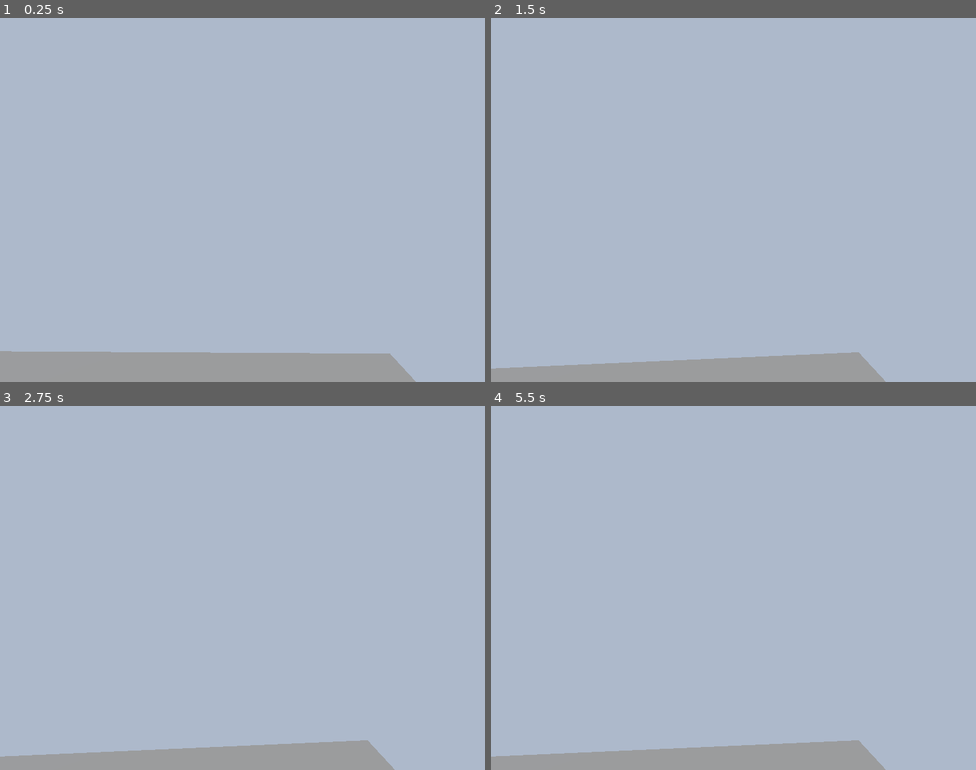
Above: before the commit, frames 1-4 (two rows, left to right).
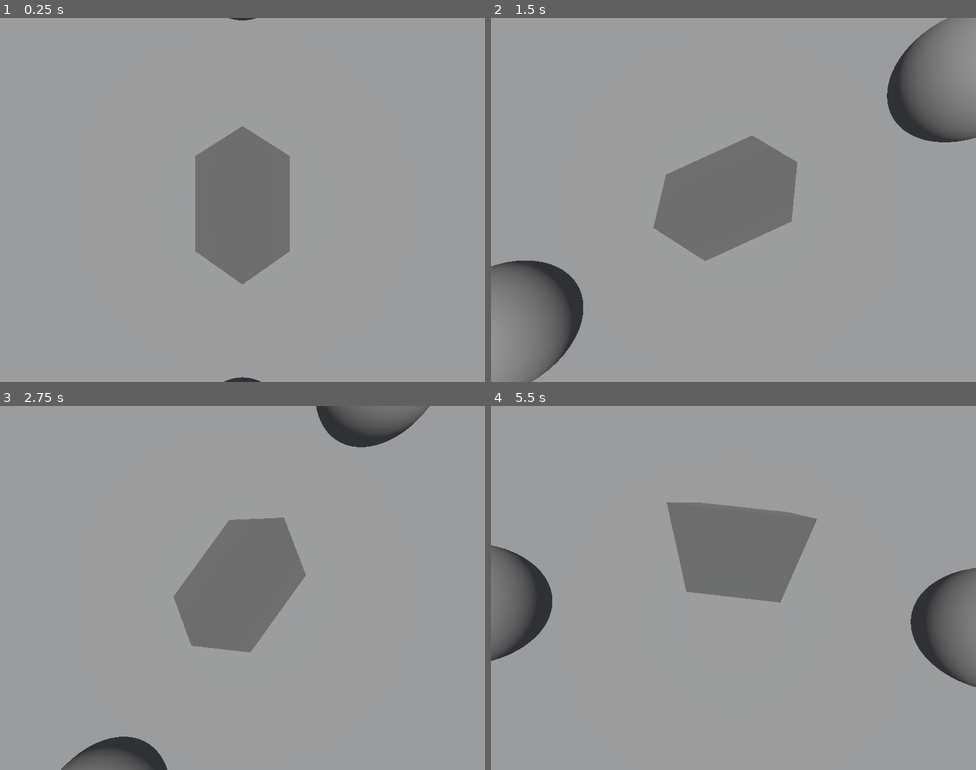
Above: after the commit, the same moments.

Repository: funhouse-ghoul/ChopShop
Game: Godot game, scene res://Scenes/Camera.tscn
Same seed, same stepped clock (60 frames per second), same inputs: the game is played once before the commit and once after it.
Inputs:
- Up to frame 1 (0.25 s): no input
- Up to frame 2 (1.5 s): tap Right (io+r) at 0.6 s; tap Enter at 1.25 s; tap W (io+x) at 1.35 s
- Up to frame 3 (2.75 s): tap Space at 2 s; tap D (io+y) at 2.1 s
- Up to frame 4 (5.5 s): tap Enter at 2.75, 5 s; tap Left (io-r) at 2.85 s; tap Space at 3.5 s; hold S (io-x) 3.53-4.28 s; tap A (io-y) at 4.35 s; tap Right (io+r) at 5.1 s

The runs differ from the first frame. In frame 1, 93% of the frame differs, in the area x 0-100%, y 0-100%; in frame 2, 96%; in frame 3, 96%; in frame 4, 95%.

Commit message:
Finished multi-target

Diff:
--- a/Scenes/Camera.tscn
+++ b/Scenes/Camera.tscn
@@ -38,12 +38,17 @@
 transform = Transform3D(1, 0, 0, 0, 1, 0, 0, 0, 1, 0, 1.0024688, 0)
 
 [node name="WorldCam" type="Camera3D" parent="." unique_id=215360606]
-transform = Transform3D(-3.5865654e-08, 0.5716315, -0.8205105, 2.4986807e-08, 0.8205105, 0.5716315, 1, -1.7763568e-15, -4.3711392e-08, -1.9354603, 3.316549, 0.025782108)
+transform = Transform3D(-4.371139e-08, 1, 4.371139e-08, 0, -4.371139e-08, 1, 1, 4.371139e-08, 1.9106855e-15, 0, 3, 0.026)
 current = true
 script = ExtResource("3_tsbx5")
-cam_sty = 1
+cam_sty = 2
 
 [node name="FocusDummy" type="MeshInstance3D" parent="." unique_id=737301670 groups=["enemies"]]
-transform = Transform3D(1, 0, 0, 0, 1, 0, 0, 0, 1, 0, 0.6441858, -2.636818)
+transform = Transform3D(1, 0, 0, 0, 1, 0, 0, 0, 1, 0, 1, 2.183847)
 mesh = SubResource("SphereMesh_kgtat")
 script = ExtResource("4_acvpo")
+
+[node name="FocusDummy2" type="MeshInstance3D" parent="." unique_id=1770837220 groups=["enemies"]]
+transform = Transform3D(1, 0, 0, 0, 1, 0, 0, 0, 1, 0, 1, -2.0776982)
+mesh = SubResource("SphereMesh_kgtat")
+script = ExtResource("4_acvpo")
--- a/Scripts/PlayerView.gd
+++ b/Scripts/PlayerView.gd
@@ -10,7 +10,6 @@
 func _ready() -> void:
 	assert(player)
 	update_enemies_list()
-	print(enemies)
 
 # Called every frame. 'delta' is the elapsed time since the previous frame.
 func _process(delta: float) -> void:
@@ -19,6 +18,8 @@
 			player_only_follow()
 		Cam_Style.PLAYERFACING:
 			face_player_forward()
+		Cam_Style.MULTIFOCUS:
+			multifocus()
 	pass
 
 func cam_focus(new_loc: Vector3):
@@ -33,3 +34,13 @@
 
 func update_enemies_list():
 	enemies = get_tree().get_nodes_in_group("enemies")
+
+#Relies on enemies list
+#Points camera ad middle distance between several focus points and player
+func multifocus():
+	var rel_en_pos = player.position
+	for en in enemies:
+		rel_en_pos += en.position
+	rel_en_pos = rel_en_pos/(enemies.size()+1)
+
+	cam_focus(rel_en_pos)
